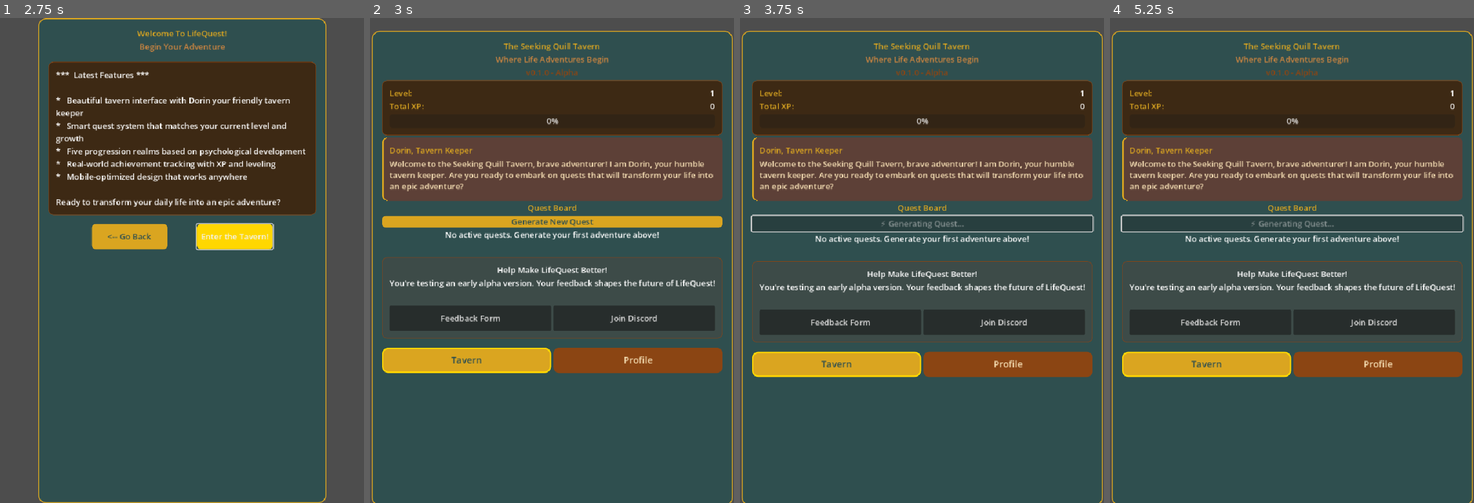
Above: before the commit, frames 1-4 (left to right).
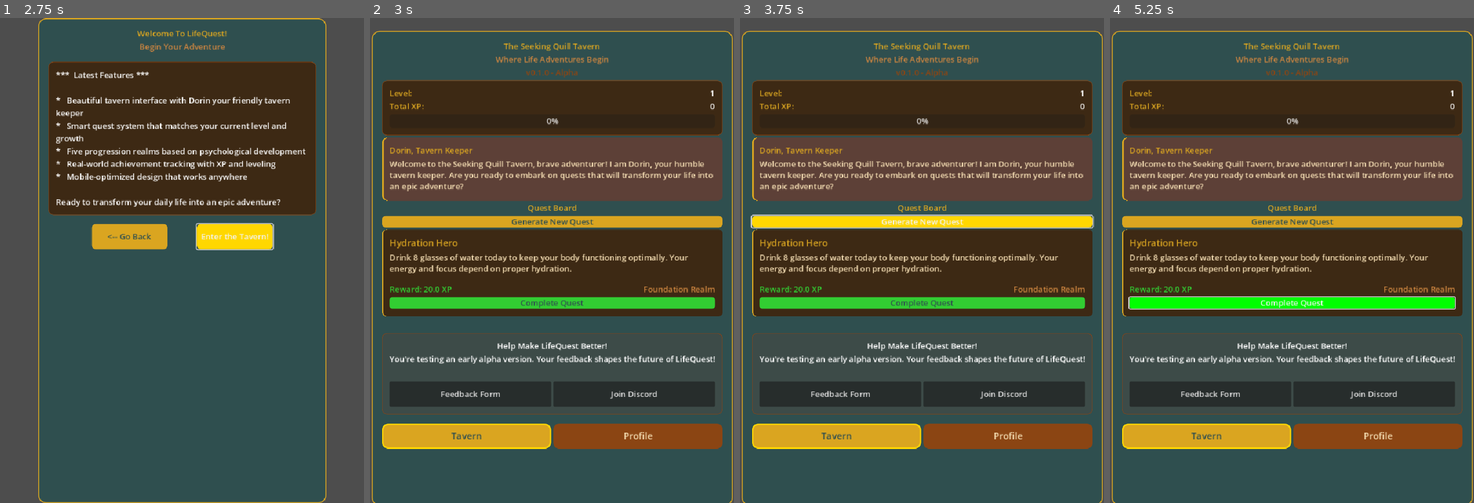
Above: after the commit, the same moments.

Repository: Wazaq/LifeQuest-Nexus
Game: Godot game, scene res://scenes/WelcomeScene.tscn
The game is run twice, just before and just after one commit, with the same random seed, the same clock (stepped at 60 frames per second) and the same inputs.
Inputs (mouse positions are in pixels of both pictures, inside the frame that each line leads up to):
- Up to frame 1 (2.75 s): click "Continue as Guest" at 0.5 s; click "Next -->" at 1.25 s; click "Next -->" at 2 s
- Up to frame 2 (3 s): click "Enter the Tavern!" at 2.75 s
- Up to frame 3 (3.75 s): click "Generate New Quest" at 3.5 s
- Up to frame 4 (5.25 s): click (1292, 221) at 4.25 s, where only the run after the commit has a clickable "Generate New Quest"; click (1292, 304) at 5 s, where only the run after the commit has a clickable "Complete Quest"

Frame 1 is identical in both runs. In frame 2, 33% of the frame differs, in the area x 3-97%, y 43-89%; in frame 3, 36%; in frame 4, 36%, in the area x 2-98%, y 40-89%.

Commit message:
fix: Complete guest user functionality and eliminate auto user creation

Diff:
--- a/godot-project/scripts/APIManager.gd
+++ b/godot-project/scripts/APIManager.gd
@@ -174,8 +174,14 @@
 		else:
 			print("Invalid save file format")
 
-	# Fallback to creating new user
-	create_new_user()
+	# Don't create new user - just clear session and wait for user choice
+	print("Could not load valid user session - waiting for login choice")
+	current_user_id = ""
+	jwt_token = ""
+	google_user_data = {}
+	current_auth_mode = AuthMode.LEGACY_USER_ID
+	is_authenticated = false
+	emit_signal("authentication_state_changed", false)
 	return false
 
 func save_user_session():
--- a/godot-project/scripts/WelcomeScene.gd
+++ b/godot-project/scripts/WelcomeScene.gd
@@ -300,6 +300,7 @@
 
 func _on_skip_login_pressed():
 	"""Handle skip login button press"""
+	APIManager.create_guest_user();
 	print("Continuing as guest...")
 	hide_oauth_ui()
 	# Continue with normal flow
Not shown, changed: godot-project/builds/web/index.html
Not shown, changed: godot-project/builds/web/index.pck
Not shown, changed: godot-project/builds/web/index.service.worker.js
